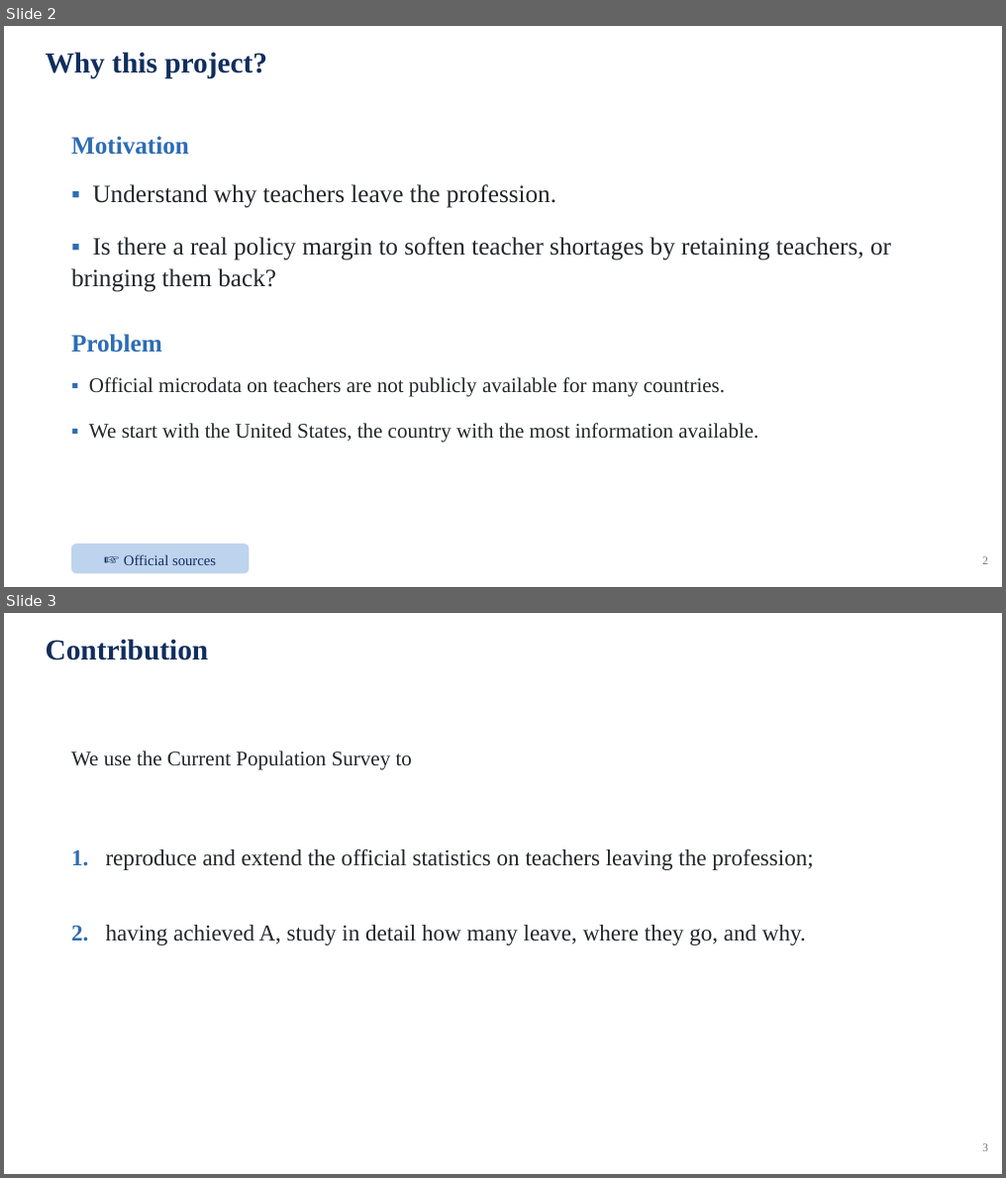
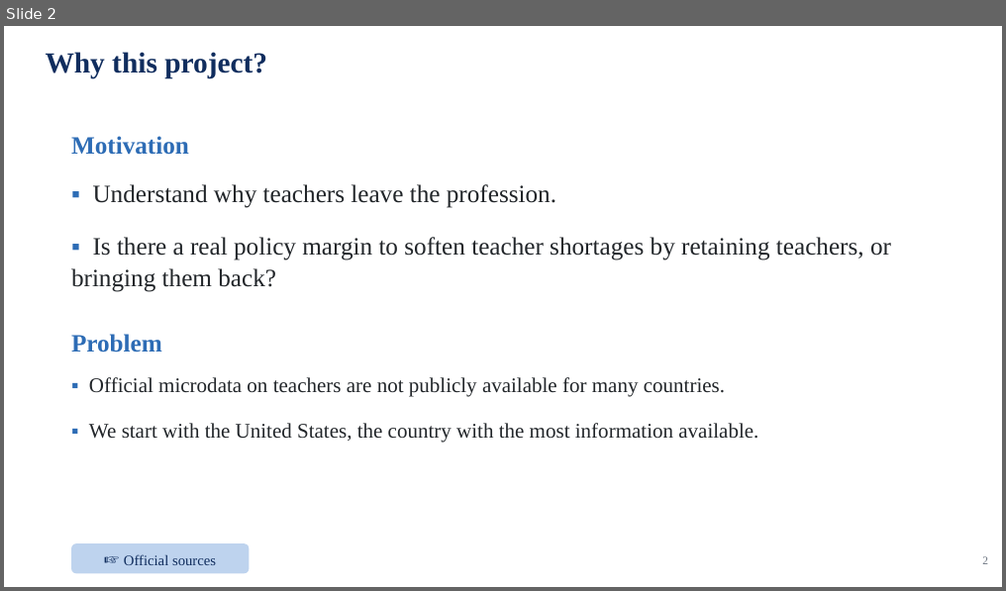
Before and after one commit to jedr1-ship-it/Alternative-Pathways----Quant, a slide deck: report/data_cluster/Proyect_US_cluster.pptx. Shown one above the other, each under a label of ours: slides 2 and 3 before the commit, slide 2 after it. The pictures are 1006x1178 and 1006x591 pixels, drawn with LibreOffice and Linux fonts; fonts in the diff are those of the drawing. Boxes give left, top, right and bottom in pixels: in the first picture for what was removed or moved away, otherwise in the second. Text is boxed around its words. In the diff, an @@ line names an element or a change of style, - is before the commit and + after.

```diff
--- a/report/data_cluster/Proyect_US_cluster.pptx
+++ b/report/data_cluster/Proyect_US_cluster.pptx
@@ slide 3 removed at (4, 613, 1002, 1174), background #FFFFFF @@
@@ text removed at (46, 639, 209, 661) @@
-Contribution
@@ text removed at (71, 751, 412, 770) @@
-We use the Current Population Survey to
@@ text removed at (71, 849, 813, 946) @@
-1. reproduce and extend the official statistics on teachers leaving the profession;
-2. having achieved A, study in detail how many leave, where they go, and why.
@@ text removed at (982, 1144, 988, 1152) @@
-3
```
Also in this commit, not shown: 1 slide added, 4 other files.
